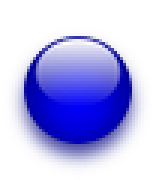
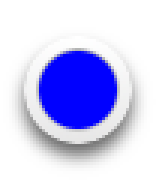
The second (156, 180) image is a revision of the first. Changes to its layers:
removed layer "Shine" over bbox(33, 36, 123, 108)
removed layer "Baselight" (was soft light, 61%) over bbox(39, 60, 117, 141)
removed layer "Shading" (was darken, 44%) over bbox(24, 36, 132, 144)
removed group "Blue" (2 layers) over bbox(9, 33, 147, 171)
removed layer "Solid Blue" from group "Blue" over bbox(24, 36, 132, 144)
removed layer "Drop Shadow Blue" (was 75%) from group "Blue" over bbox(9, 33, 147, 171)
added layer "Blue" above "Red" over bbox(39, 51, 117, 129)
added layer "Case Inside" above "Case Front" over bbox(36, 48, 120, 132)
added layer "Case Front" above "Drop Shadow" over bbox(24, 36, 132, 144)
added layer "Drop Shadow" (60%) above "Background Cell" over bbox(9, 33, 147, 171)
